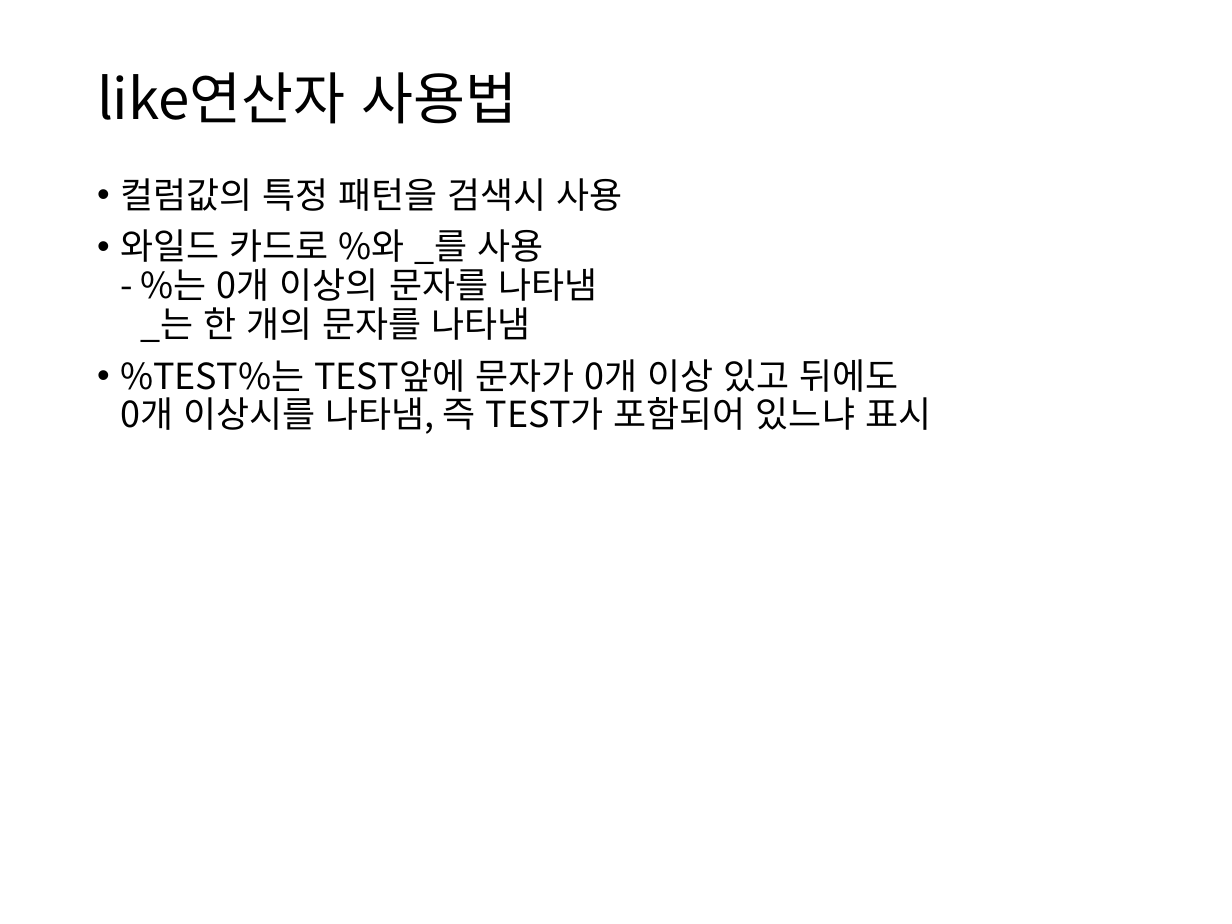
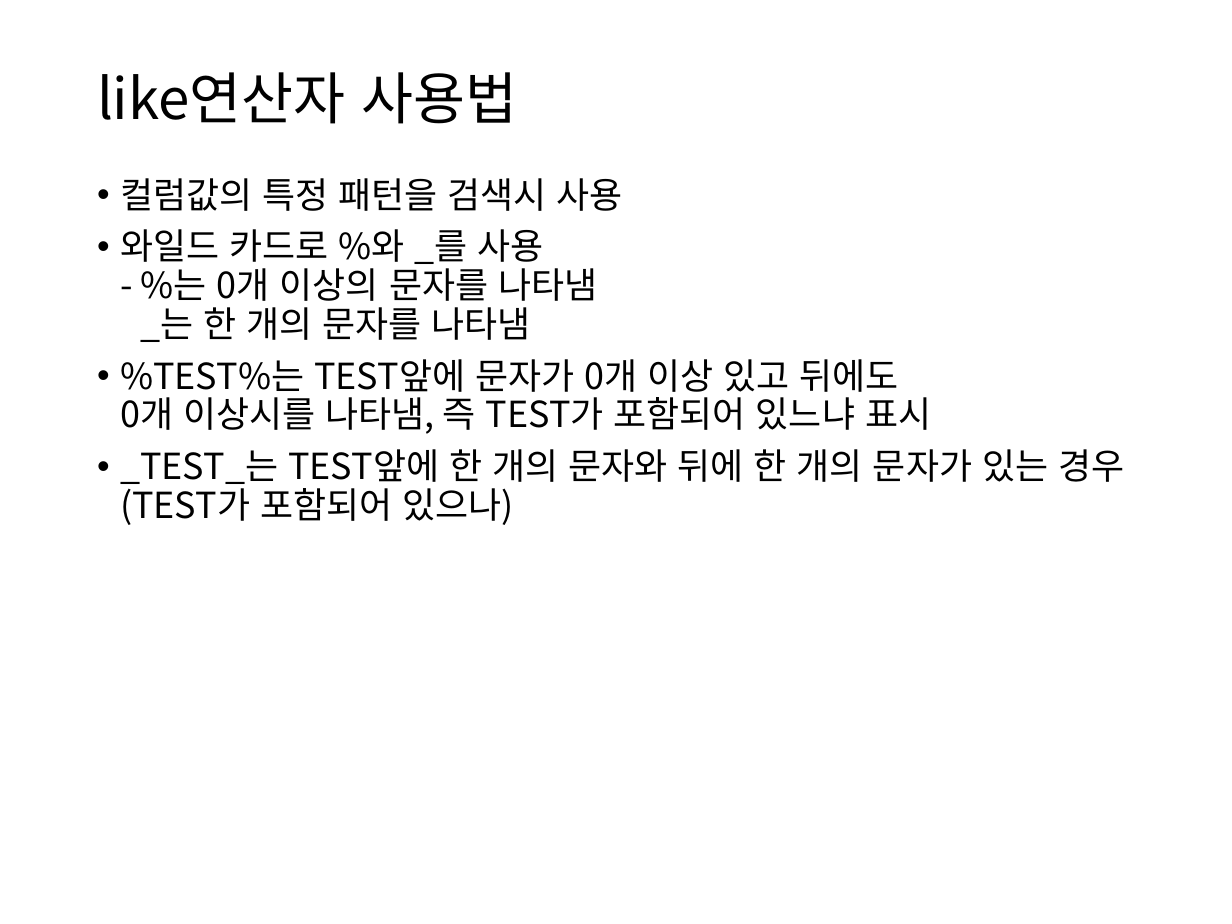
Before and after one commit to itrecipe/Web_Study_ez, a slide deck: slide 117 of spring - 학습자료/PART3.pptx. Drawn at 1232x924 pixels with LibreOffice and Linux fonts; fonts in the diff are those of the drawing. Boxes give left, top, right and bottom in pixels: in the first picture for what was removed or moved away, otherwise in the second. Text is boxed around its words. In the diff, an @@ line names an element or a change of style, - is before the commit and + after.

```diff
--- a/spring - 학습자료/PART3.pptx
+++ b/spring - 학습자료/PART3.pptx
@@ text at (x1=120, y1=449, x2=1124, y2=525): paragraph added @@
+• _TEST_는 TEST앞에 한 개의 문자와 뒤에 한 개의 문자가 있는 경우(TEST가 포함되어 있으나)
```
Also in this commit, not shown: 7 other slides changed.
